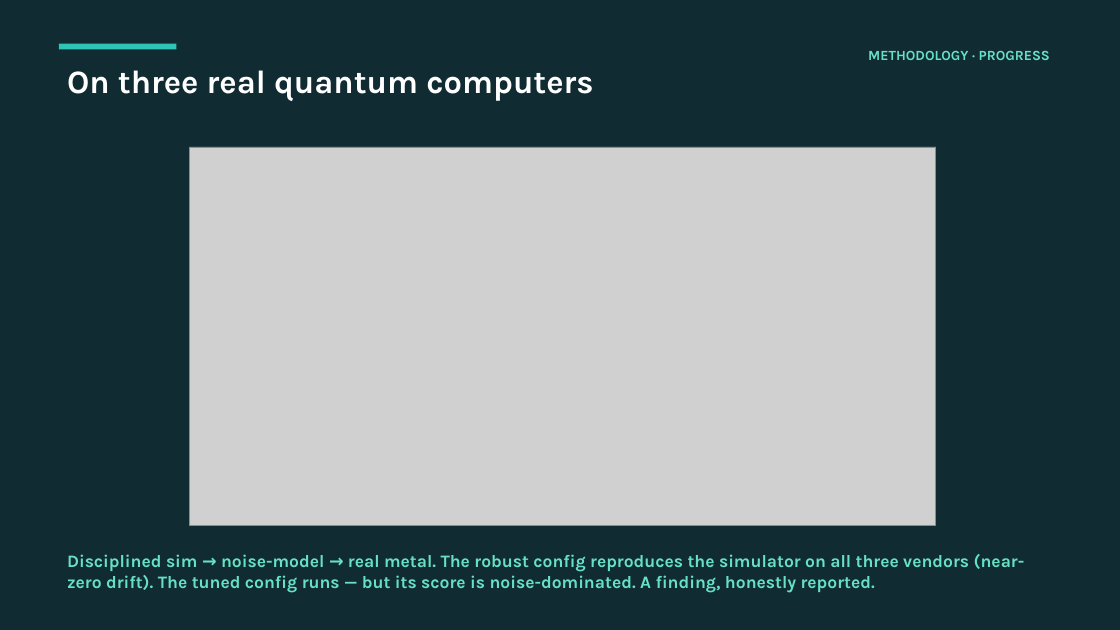
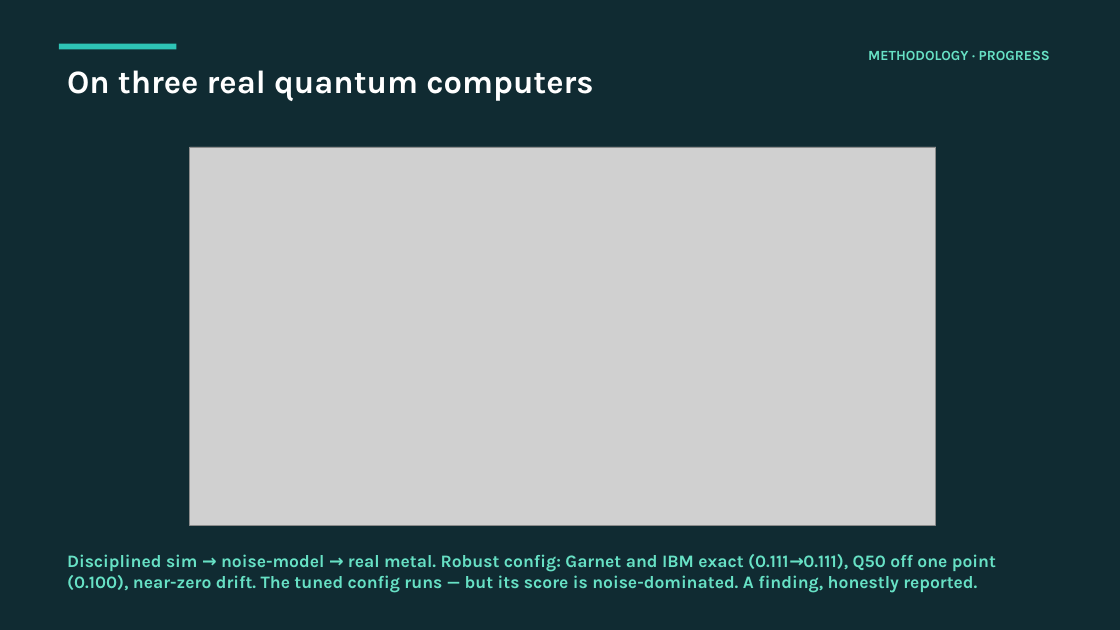
Before and after one commit to ELNAUL99/q-sieve, a slide deck: slide 6 of QSIEVE_pitch.pptx. Drawn at 1120x630 pixels with LibreOffice and Linux fonts; fonts in the diff are those of the drawing; grey boxes stand for pictures. Boxes give left, top, right and bottom in pixels: in the first picture for what was removed or moved away, otherwise in the second. Text is boxed around its words. In the diff, an @@ line names an element or a change of style, - is before the commit and + after.

```diff
--- a/QSIEVE_pitch.pptx
+++ b/QSIEVE_pitch.pptx
@@ text at bbox=[67, 554, 996, 593]: text changed @@
-Disciplined sim → noise-model → real metal. The robust config reproduces the simulator on all three vendors (near-zero drift). The tuned config runs — but its score is noise-dominated. A finding, honestly reported.
+Disciplined sim → noise-model → real metal. Robust config: Garnet and IBM exact (0.111→0.111), Q50 off one point (0.100), near-zero drift. The tuned config runs — but its score is noise-dominated. A finding, honestly reported.
```
Also in this commit, not shown: 3 other slides changed, 2 other files.
